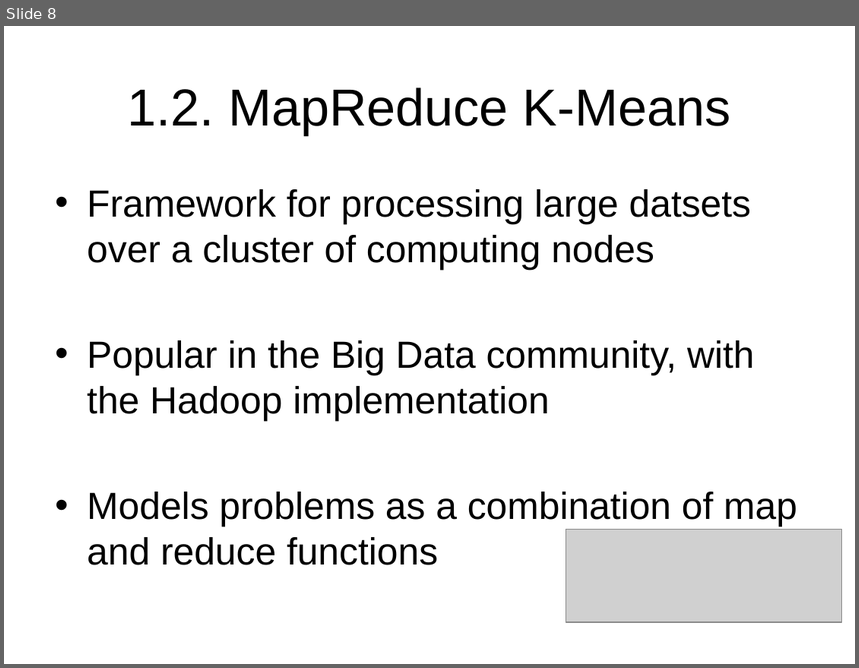
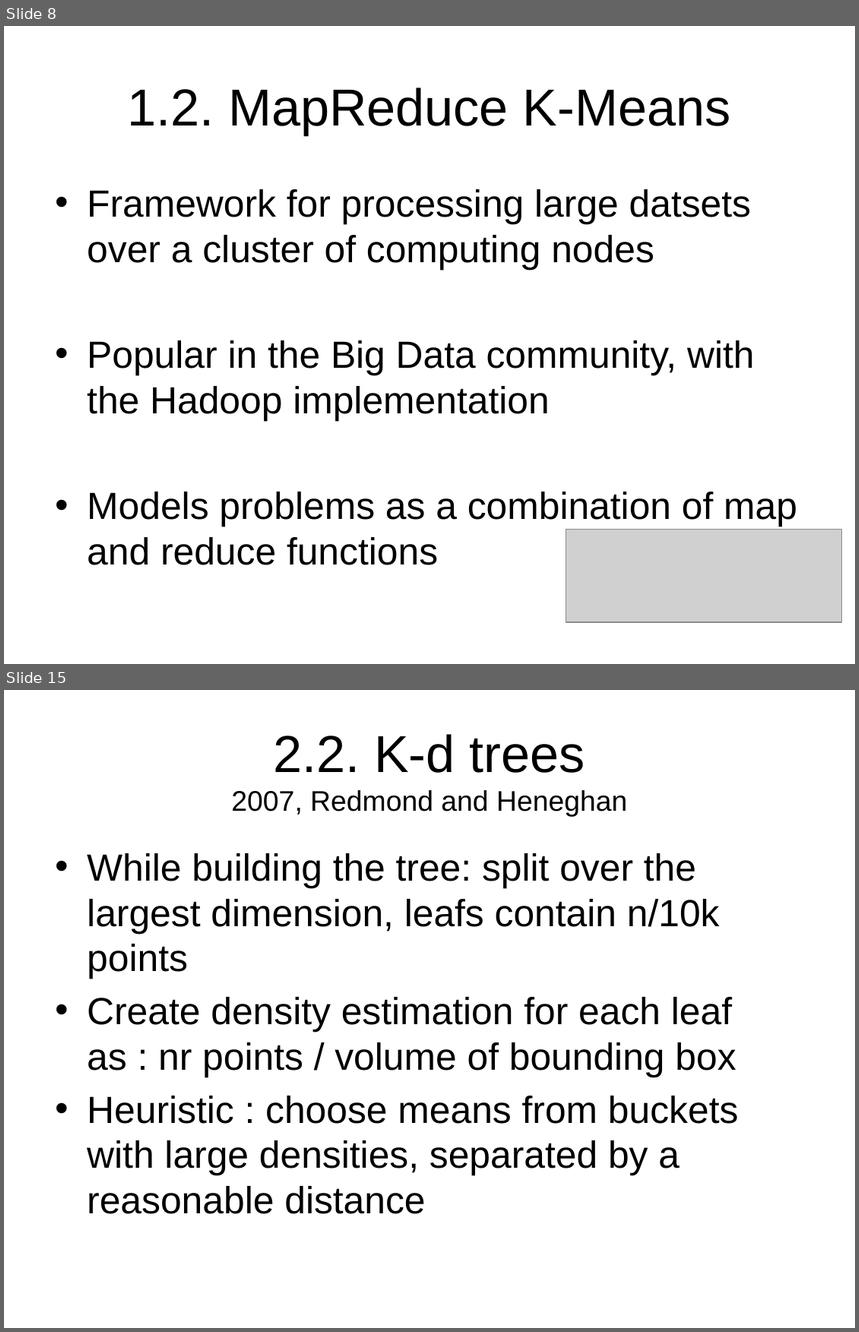
Before and after one commit to StefanSebastian/BeerReviewClustering, a slide deck: referate/amda/r1/presentation/presentation.pptx. Shown one above the other, each under a label of ours: slide 8 before the commit, slides 8 and 15 after it; the slides between them are not shown. The pictures are 859x668 and 859x1332 pixels, drawn with LibreOffice and Linux fonts; fonts in the diff are those of the drawing; grey boxes stand for pictures; background and template pictures are left out. Boxes give left, top, right and bottom in pixels: in the first picture for what was removed or moved away, otherwise in the second. Text is boxed around its words. In the diff, an @@ line names an element or a change of style, - is before the commit and + after.

```diff
--- a/referate/amda/r1/presentation/presentation.pptx
+++ b/referate/amda/r1/presentation/presentation.pptx
@@ slide 15 added at (x1=4, y1=690, x2=855, y2=1328), background picture (left out) @@
@@ title added at (x1=231, y1=734, x2=627, y2=817), 24 pt, text #000000 @@
+2.2. K-d trees
+2007, Redmond and Heneghan
@@ text added at (x1=87, y1=853, x2=739, y2=1214), 32 pt, text #000000 @@
+• While building the tree: split over the largest dimension, leafs contain n/10k points
+• Create density estimation for each leaf as : nr points / volume of bounding box
+• Heuristic : choose means from buckets with large densities, separated by a reasonable distance
```
Also in this commit, not shown: 2 slides changed, 11 other slides added.
